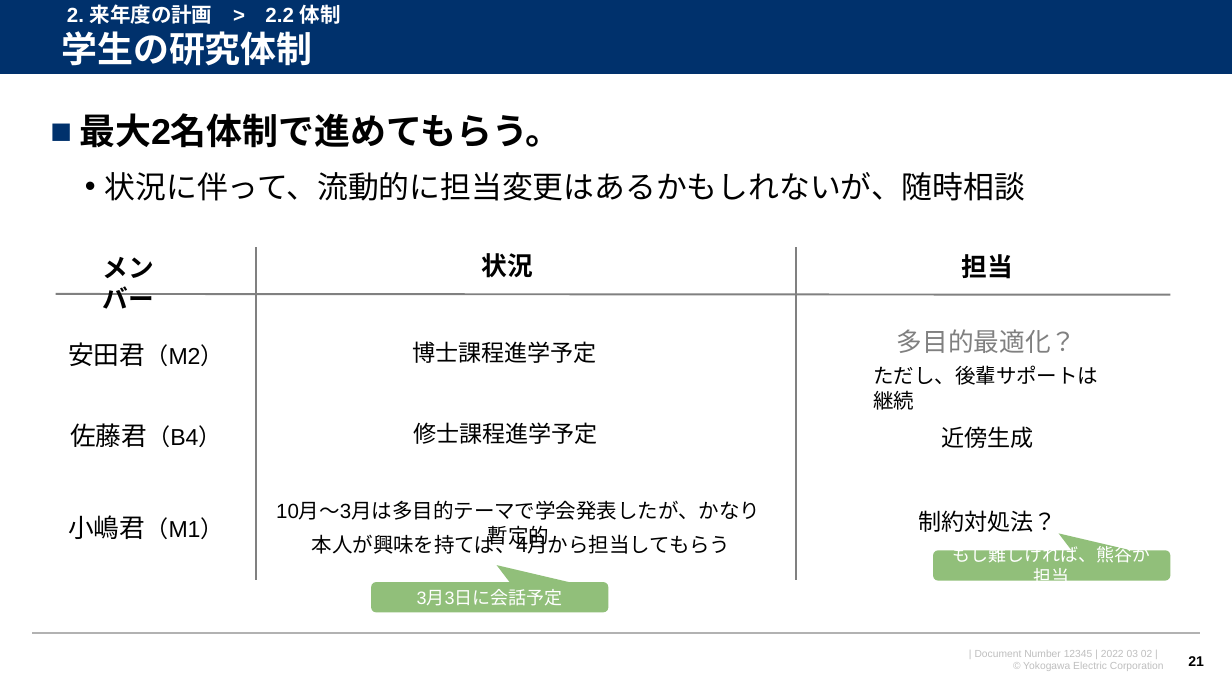
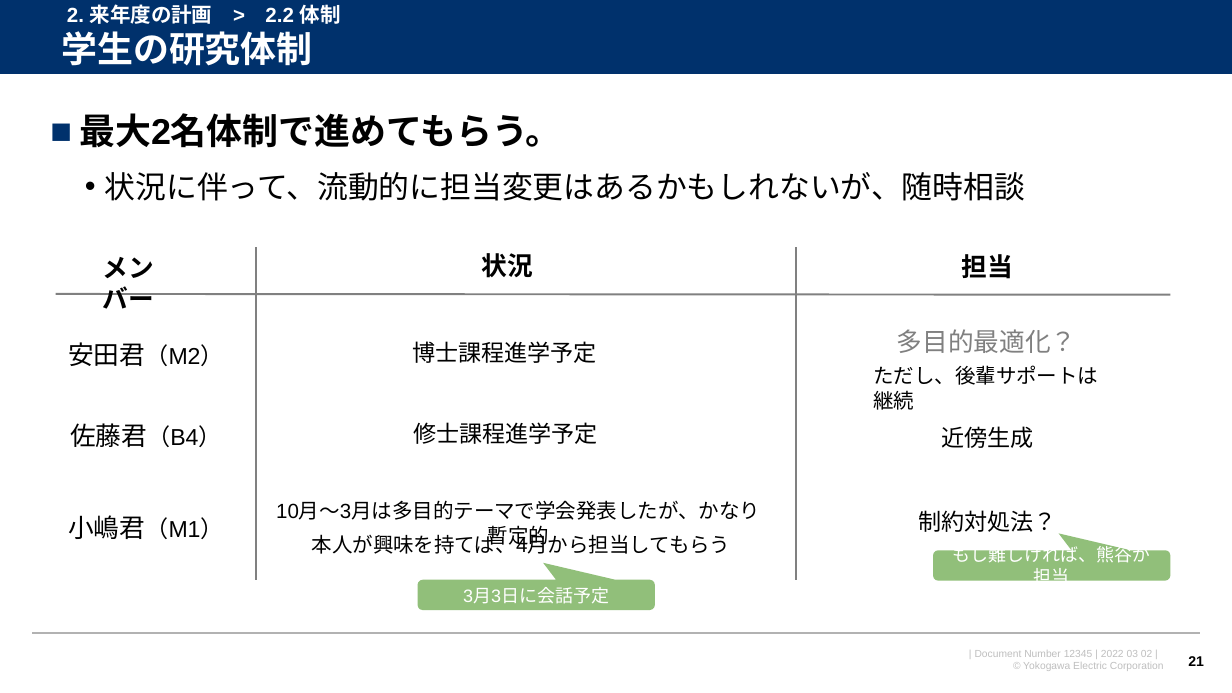
Before and after one commit to watarukumagai-git/opt, a slide deck: slide 21 of 220302_来年度の共同研究について_rev.0.pptx. Drawn at 1232x693 pixels with LibreOffice and Linux fonts; fonts in the diff are those of the drawing; background and template pictures are left out. Boxes give left, top, right and bottom in pixels: in the first picture for what was removed or moved away, otherwise in the second. Text is boxed around its words. In the diff, an @@ line names an element or a change of style, - is before the commit and + after.

```diff
--- a/220302_来年度の共同研究について_rev.0.pptx
+++ b/220302_来年度の共同研究について_rev.0.pptx
@@ rounded speech box "3月3日に会話予定": place and size @@
-rounded speech box "3月3日に会話予定" at [372, 582, 609, 613]
+rounded speech box "3月3日に会話予定" at [418, 579, 655, 610]
```
Also in this commit, not shown: 6 other slides changed, 2 slides added.
